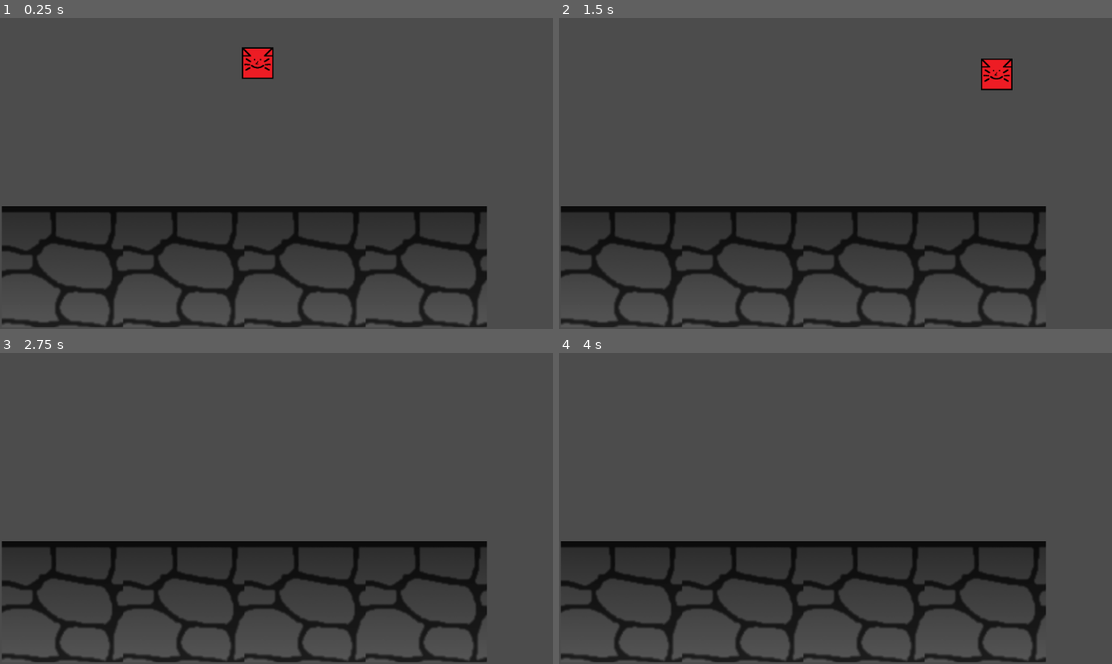
Above: before the commit, frames 1-4 (two rows, left to right).
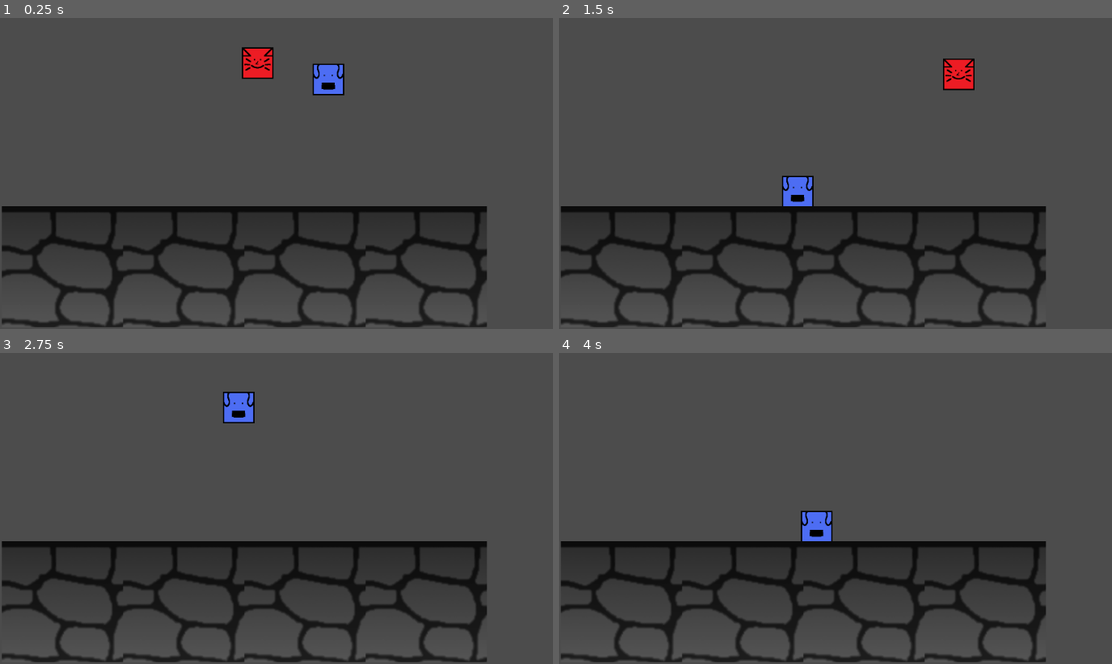
Above: after the commit, the same moments.

Repository: Pyro569/Stranded-in-the-Sewers
Game: Godot game, scene res://Game.tscn
Same seed, same stepped clock (60 frames per second), same inputs: the game is played once before the commit and once after it.
Inputs:
- Up to frame 1 (0.25 s): no input
- Up to frame 2 (1.5 s): hold Left (move_left2) 0.53-1.28 s; hold D (move_right) from 0.53 s (still down); tap W (move_up) at 0.77 s; tap Right (move_right2) at 1.35 s
- Up to frame 3 (2.75 s): tap W (move_up) at 1.52 s; release D (move_right) at 2.03 s; hold A (move_left) from 2.03 s (still down); hold Up (move_up2) from 2.03 s (still down)
- Up to frame 4 (4 s): tap Enter at 2.75 s; release A (move_left) at 2.78 s; release Up (move_up2) at 2.78 s; hold D (move_right) from 2.78 s (still down); tap Left (move_left2) at 2.85 s; tap W (move_up) at 3.02, 3.77 s; tap Space at 3.5 s; hold Right (move_right2) from 3.53 s (still down)

The runs differ from the first frame. In frame 1, 0.6% of the frame differs, in the area x 56-63%, y 14-25%; in frame 2, 1.7%, in the area x 40-83%, y 12-61%; in frame 3, 0.6%; in frame 4, 0.6%.

Commit message:
Added Dog

Diff:
--- a/Game.tscn
+++ b/Game.tscn
@@ -1,13 +1,15 @@
-[gd_scene load_steps=11 format=2]
+[gd_scene load_steps=13 format=2]
 
 [ext_resource path="res://Assets/Images/Unused/Cat.png" type="Texture" id=1]
 [ext_resource path="res://Assets/Scripts/Player.gd" type="Script" id=2]
 [ext_resource path="res://Assets/Images/Unused/Ground.png" type="Texture" id=3]
+[ext_resource path="res://Assets/Images/Unused/Dog.png" type="Texture" id=4]
 [ext_resource path="res://Assets/Images/Unused/Drain.png" type="Texture" id=5]
+[ext_resource path="res://Assets/Scripts/Player2.gd" type="Script" id=6]
 
 [sub_resource type="SpriteFrames" id=1]
 animations = [ {
-"frames": [ ExtResource( 1 ), ExtResource( 1 ) ],
+"frames": [ ExtResource( 4 ) ],
 "loop": true,
 "name": "up",
 "speed": 5.0
@@ -109,6 +111,23 @@
 [node name="Camera2D" type="Camera2D" parent="Player1/Player1"]
 position = Vector2( 120, 108 )
 
+[node name="Player2" type="Node2D" parent="."]
+position = Vector2( 112, 26 )
+
+[node name="Player2" type="KinematicBody2D" parent="Player2"]
+position = Vector2( 288, 30 )
+script = ExtResource( 6 )
+
+[node name="AnimatedSprite" type="AnimatedSprite" parent="Player2/Player2"]
+position = Vector2( 120, 108 )
+scale = Vector2( 0.5, 0.5 )
+frames = SubResource( 1 )
+animation = "up"
+
+[node name="CollisionShape2D" type="CollisionShape2D" parent="Player2/Player2"]
+position = Vector2( 120, 108 )
+shape = SubResource( 2 )
+
 [node name="Node2D" type="Node2D" parent="."]
 position = Vector2( -51, 168 )
 
--- a/Player.gd
+++ /dev/null
@@ -1,16 +0,0 @@
-extends KinematicBody2D
-
-
-# Declare member variables here. Examples:
-# var a = 2
-# var b = "text"
-
-
-# Called when the node enters the scene tree for the first time.
-func _ready():
-	pass # Replace with function body.
-
-
-# Called every frame. 'delta' is the elapsed time since the previous frame.
-#func _process(delta):
-#	pass
--- a/Player2.gd
+++ /dev/null
@@ -1,16 +0,0 @@
-extends KinematicBody2D
-
-
-# Declare member variables here. Examples:
-# var a = 2
-# var b = "text"
-
-
-# Called when the node enters the scene tree for the first time.
-func _ready():
-	pass # Replace with function body.
-
-
-# Called every frame. 'delta' is the elapsed time since the previous frame.
-#func _process(delta):
-#	pass
